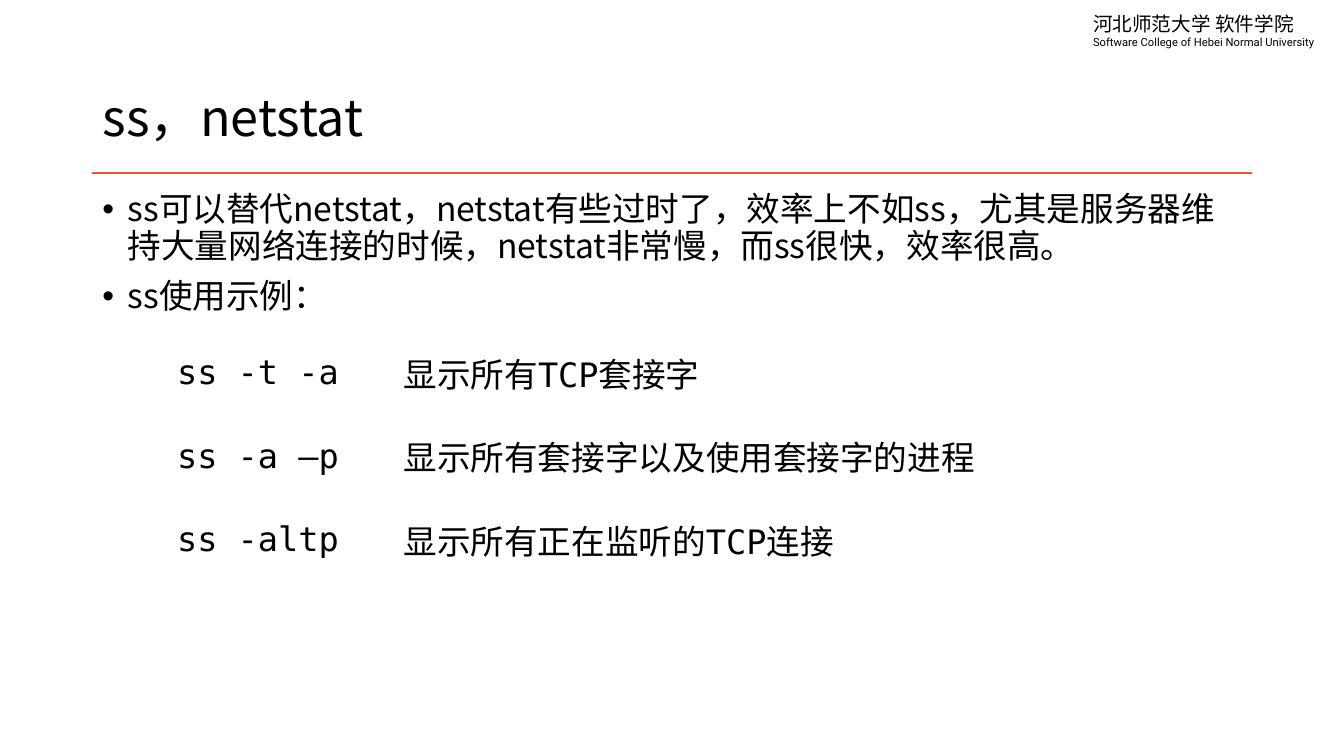
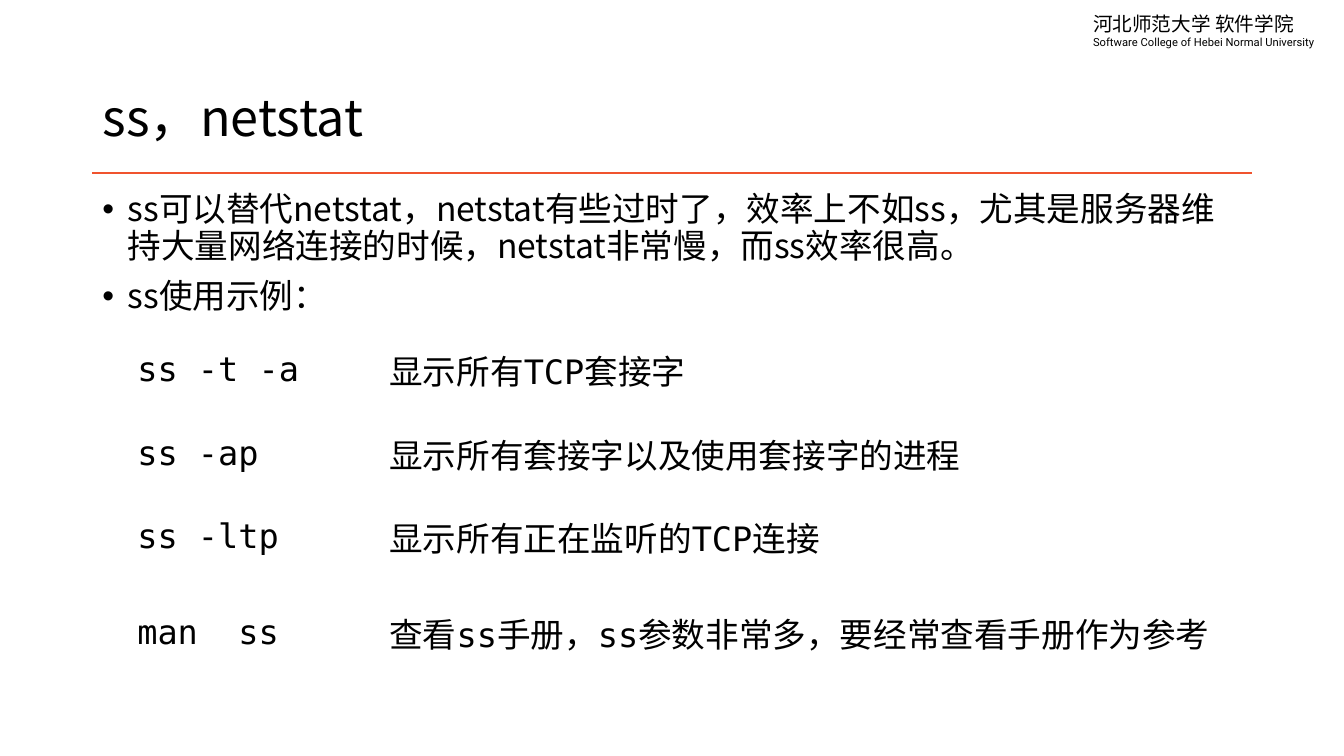
Before and after one commit to edu2act/course-linux-system, a slide deck: slide 5 of materials/slides/ch10-network.pptx. Drawn at 1344x756 pixels with LibreOffice and Linux fonts; fonts in the diff are those of the drawing. Boxes give left, top, right and bottom in pixels: in the first picture for what was removed or moved away, otherwise in the second. Text is boxed around its words. In the diff, an @@ line names an element or a change of style, - is before the commit and + after.

```diff
--- a/materials/slides/ch10-network.pptx
+++ b/materials/slides/ch10-network.pptx
@@ text at (x1=128, y1=192, x2=1215, y2=262): text changed @@
-• ss可以替代netstat，netstat有些过时了，效率上不如ss，尤其是服务器维持大量网络连接的时候，netstat非常慢，而ss很快，效率很高。
+• ss可以替代netstat，netstat有些过时了，效率上不如ss，尤其是服务器维持大量网络连接的时候，netstat非常慢，而ss效率很高。
@@ table at (x1=127, y1=328, x2=1233, y2=663) @@
-row 2: ss -a –p | 显示所有套接字以及使用套接字的进程
-row 3: ss -altp | 显示所有正在监听的TCP连接
+row 2: ss -ap | 显示所有套接字以及使用套接字的进程
+row 3: ss -ltp | 显示所有正在监听的TCP连接
+row 4: man ss | 查看ss手册，ss参数非常多，要经常查看手册作为参考
@@ table resized from (x1=167, y1=331, x2=1162, y2=582) to (x1=127, y1=328, x2=1233, y2=663) @@
```
Also in this commit, not shown: 3 other slides changed, 9 other files.
